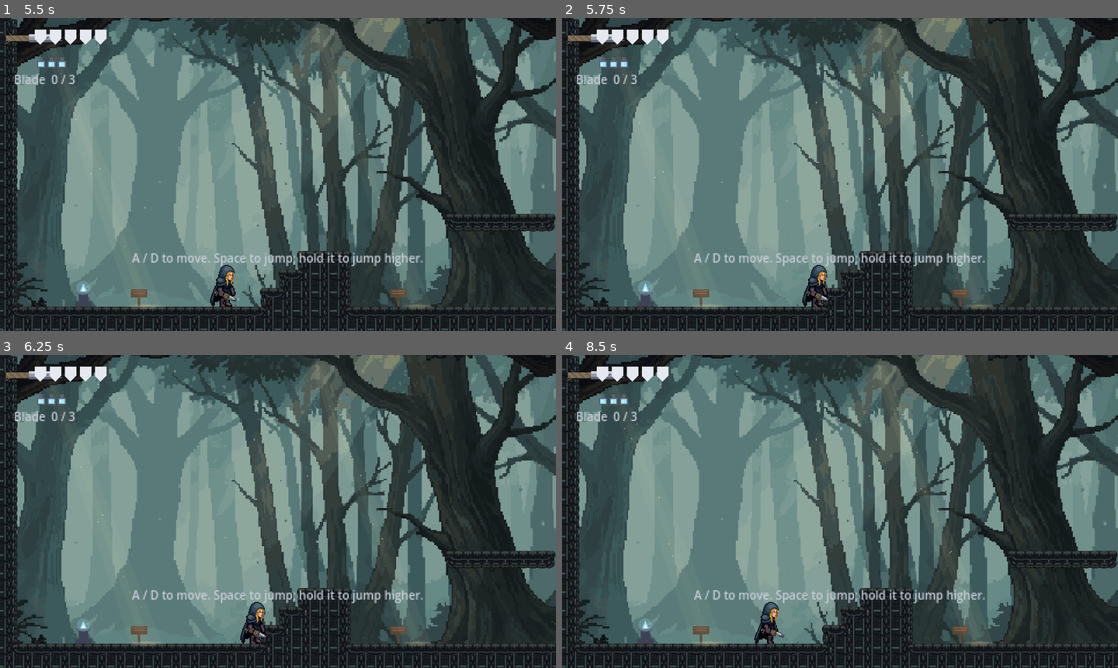
Above: before the commit, frames 1-4 (two rows, left to right).
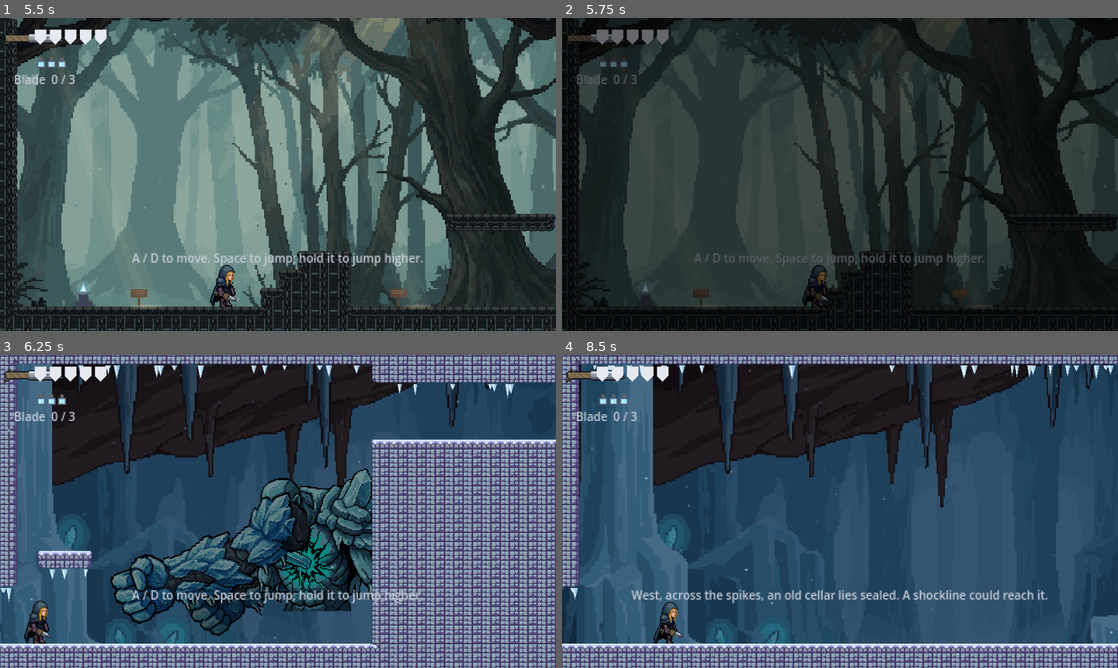
Above: after the commit, the same moments.

Repository: M1QuickGun/broken-blade
Game: Godot game, scene res://scenes/main.tscn
Two runs of this game, one before a commit and one after it. Both use one fixed random seed, a clock stepped at 60 frames per second and the inputs below.
Inputs (mouse positions are in pixels of both pictures, inside the frame that each line leads up to):
- Up to frame 1 (5.5 s): move the mouse to (400, 158) at 0.52 s; hold D (move_right) 0.53-1.25 s; tap F (heal) at 0.6, 2.3, 3.8, 5.3 s; click (400, 158) at 0.67 s; tap Space (jump) at 0.77, 3.77, 5 s; drag from (166, 190) to (83, 296) at 1.27 s; tap Enter at 2 s; move the mouse to (333, 105) at 2.02 s; hold A (move_left) 2.03-2.75 s; hold Shift (dash) 2.03-2.75 s; drag from (250, 237) to (139, 293) at 2.77 s; move the mouse to (444, 221) at 3.52 s; hold D (move_right) 3.53-4.25 s; tap E (interact) at 3.6 s; tap 5 (debug_defeat_boss) at 4.15 s; drag from (111, 127) to (400, 293) at 4.27 s; move the mouse to (305, 174) at 5.02 s; hold D (move_right) from 5.03 s (still down); hold W (look_up) from 5.03 s (still down); click (305, 174) at 5.17 s
- Up to frame 2 (5.75 s): keep holding D (move_right); keep holding W (look_up); tap 7 (debug_warp_frost_arena, bound only after the commit) at 5.65 s
- Up to frame 3 (6.25 s): release D (move_right) at 5.75 s; release W (look_up) at 5.75 s; drag from (194, 433) to (166, 527) at 5.77 s
- Up to frame 4 (8.5 s): move the mouse to (962, 495) at 6.52 s; hold A (move_left) 6.53-7.25 s; tap Z at 6.6 s; tap Space (jump) at 6.77 s; tap F (heal) at 6.8, 8.3 s; tap 8 (debug_warp_frost_throne, bound only after the commit) at 7.15 s; drag from (728, 527) to (645, 633) at 7.27 s; move the mouse to (895, 442) at 8.02 s; hold D (move_right) from 8.03 s (still down); tap L at 8.1 s

Frame 1 is identical in both runs. In frame 2, 78% of the frame differs, in the area x 0-100%, y 0-100%; in frame 3, 94%; in frame 4, 94%.

Commit message:
Debug warps: 6 Village square, 7 Frost arena, 8 Frost throne
Co-Authored-By: Claude Opus 5.5 <noreply@anthropic.com>

Diff:
--- a/scripts/game.gd
+++ b/scripts/game.gd
@@ -130,6 +130,9 @@
 	_bind("debug_unlock_double_jump", [KEY_3], [], [])
 	_bind("debug_unlock_wall_jump", [KEY_4], [], [])
 	_bind("debug_defeat_boss", [KEY_5], [], [])
+	_bind("debug_warp_village", [KEY_6], [], [])
+	_bind("debug_warp_frost_arena", [KEY_7], [], [])
+	_bind("debug_warp_frost_throne", [KEY_8], [], [])
 
 
 ## Adds an action with default bindings, unless it's already defined in Project Settings.
--- a/scripts/main.gd
+++ b/scripts/main.gd
@@ -7,6 +7,12 @@
 const Hud := preload("res://scripts/hud.gd")
 
 const START_ROOM := "landing"
+## Debug warps (keys 6-8): action -> [room, the door to arrive by].
+const DEBUG_WARPS := {
+	"debug_warp_village": ["village_square", "g"],
+	"debug_warp_frost_arena": ["frost_arena", "k"],
+	"debug_warp_frost_throne": ["frost_throne", "m"],
+}
 const DOOR_FADE := 0.15
 ## The view in world units (see Game.ART_SCALE).
 const VIEW_HEIGHT := 270
@@ -60,12 +66,29 @@
 		Game.unlock("double_jump")
 	elif event.is_action_pressed("debug_unlock_wall_jump"):
 		Game.unlock("wall_jump")
-	elif event.is_action_pressed("debug_defeat_boss"):
+	for action in DEBUG_WARPS:
+		if event.is_action_pressed(action) and not _transitioning:
+			_debug_warp(DEBUG_WARPS[action][0], DEBUG_WARPS[action][1])
+			return
+	if event.is_action_pressed("debug_defeat_boss"):
 		# Finish off whatever boss is fighting (for testing what comes after it).
 		var boss = get_tree().get_first_node_in_group("boss")
 		if boss:
 			boss.hp = 1
 			boss.take_hit(1, Vector2.RIGHT)
+
+
+func _debug_warp(room_name: String, door: String) -> void:
+	_transitioning = true
+	player.controls_locked = true
+	await hud.fade_out(DOOR_FADE)
+	player.heal_full()
+	_load_room(room_name, door)
+	await get_tree().physics_frame
+	camera.reset_smoothing()
+	await hud.fade_in(DOOR_FADE)
+	player.controls_locked = false
+	_transitioning = false
 
 
 ## Loads a room and puts Storm at a door (or at the room's start with door ""), or at
Not shown, changed: README.md
